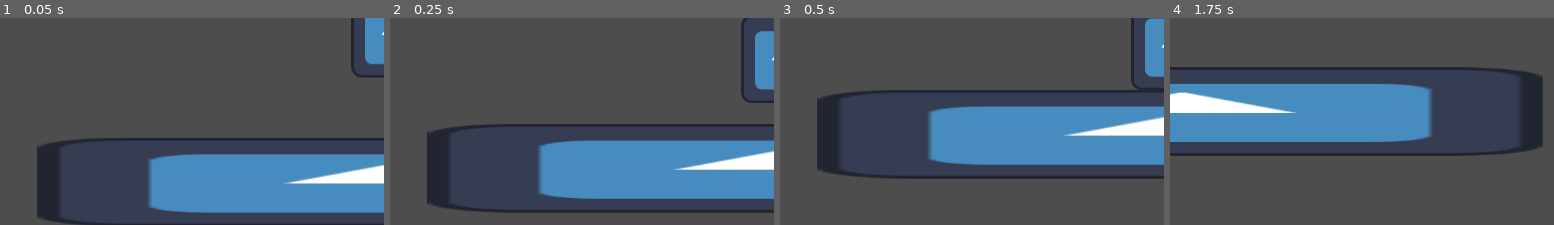
Above: before the commit, frames 1-4 (left to right).
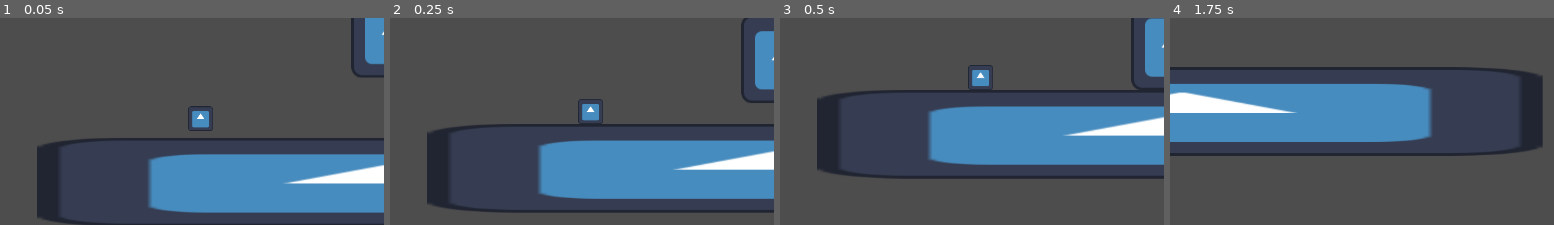
Above: after the commit, the same moments.

Repository: Monczak/warsztatyletni2025
Game: Godot game, scene res://src/Root.tscn
The game is run twice, just before and just after one commit, with the same random seed, the same clock (stepped at 60 frames per second) and the same inputs. The engine's default icon, where the game draws it, is replaced by a stand-in: a white triangle on a blue panel in a dark square.
Inputs:
- Up to frame 1 (0.05 s): no input
- Up to frame 2 (0.25 s): no input
- Up to frame 3 (0.5 s): no input
- Up to frame 4 (1.75 s): hold Right (MoveRight) from 0.53 s (still down); tap Up (Jump) at 0.77, 1.52 s
The pictures show only the part of the screen within x 1-51%, y 42-92%; the shares and areas given below are measured in that part.

The runs differ from the first frame. In frame 1, 0.5% of the frame differs, in the area x 48-56%, y 42-55%; in frame 2, 0.5%; in frame 3, 0.5%; in frame 4, nothing differs.

Commit message:
Separate worlds, start work on Grabbable

Diff:
--- a/src/Level.tscn
+++ b/src/Level.tscn
@@ -1,9 +1,13 @@
-[gd_scene load_steps=2 format=3 uid="uid://du36k4g5svai3"]
+[gd_scene load_steps=3 format=3 uid="uid://du36k4g5svai3"]
 
 [ext_resource type="PackedScene" uid="uid://ckew637ot2m0i" path="res://src/objects/Platform.tscn" id="1_3lw1l"]
+[ext_resource type="PackedScene" uid="uid://bibiyup302myg" path="res://src/objects/Box.tscn" id="2_lc76d"]
 
 [node name="Level" type="Node2D"]
 
 [node name="Platform" parent="." instance=ExtResource("1_3lw1l")]
 position = Vector2(3, 216)
 scale = Vector2(8.12, 1)
+
+[node name="Box" parent="." instance=ExtResource("2_lc76d")]
+position = Vector2(-281, 123)
--- /dev/null
+++ b/src/MonczakWorld.tscn
@@ -0,0 +1,16 @@
+[gd_scene load_steps=4 format=3 uid="uid://dgfwluobpa270"]
+
+[ext_resource type="Script" path="res://src/camera/Camera.gd" id="1_wy3ku"]
+[ext_resource type="PackedScene" uid="uid://du36k4g5svai3" path="res://src/Level.tscn" id="2_mxr40"]
+[ext_resource type="PackedScene" uid="uid://cc54w6n5ncad1" path="res://src/objects/Player.tscn" id="3_tg4fb"]
+
+[node name="World" type="Node2D"]
+
+[node name="Camera2D" type="Camera2D" parent="." node_paths=PackedStringArray("target")]
+script = ExtResource("1_wy3ku")
+acceleration = 5
+target = NodePath("../Player")
+
+[node name="Level" parent="." instance=ExtResource("2_mxr40")]
+
+[node name="Player" parent="." instance=ExtResource("3_tg4fb")]
--- /dev/null
+++ b/src/SosivoWorld.tscn
@@ -0,0 +1,16 @@
+[gd_scene load_steps=4 format=3 uid="uid://sme2vuxl36uc"]
+
+[ext_resource type="Script" path="res://src/camera/Camera.gd" id="1_xtny4"]
+[ext_resource type="PackedScene" uid="uid://du36k4g5svai3" path="res://src/Level.tscn" id="2_dvp84"]
+[ext_resource type="PackedScene" uid="uid://cc54w6n5ncad1" path="res://src/objects/Player.tscn" id="3_efj0c"]
+
+[node name="World" type="Node2D"]
+
+[node name="Camera2D" type="Camera2D" parent="." node_paths=PackedStringArray("target")]
+script = ExtResource("1_xtny4")
+acceleration = 5
+target = NodePath("../Player")
+
+[node name="Level" parent="." instance=ExtResource("2_dvp84")]
+
+[node name="Player" parent="." instance=ExtResource("3_efj0c")]
--- /dev/null
+++ b/src/objects/Box.tscn
@@ -0,0 +1,16 @@
+[gd_scene load_steps=4 format=3 uid="uid://bibiyup302myg"]
+
+[ext_resource type="PackedScene" uid="uid://cabehqx7ncyy" path="res://src/objects/Grabbable.tscn" id="1_e3ocd"]
+[ext_resource type="Texture2D" uid="uid://cabwwfn2u5qlb" path="res://icon.svg" id="2_hfy23"]
+
+[sub_resource type="RectangleShape2D" id="RectangleShape2D_1ec2v"]
+size = Vector2(36, 36)
+
+[node name="Box" instance=ExtResource("1_e3ocd")]
+
+[node name="Sprite2D" type="Sprite2D" parent="." index="0"]
+scale = Vector2(0.28125, 0.28125)
+texture = ExtResource("2_hfy23")
+
+[node name="CollisionShape2D" type="CollisionShape2D" parent="." index="1"]
+shape = SubResource("RectangleShape2D_1ec2v")
--- /dev/null
+++ b/src/objects/Grabbable.gd
@@ -0,0 +1,19 @@
+extends RigidBody2D
+class_name Grabbable
+
+var _reset_state := false
+var _new_position: Vector2
+
+
+func fix_position(new_pos: Vector2) -> void:
+    _reset_state = true
+    _new_position = new_pos
+
+
+func unfix_position() -> void:
+    _reset_state = false
+
+
+func _integrate_forces(state: PhysicsDirectBodyState2D) -> void:
+    if _reset_state:
+        state.transform.origin = _new_position
--- /dev/null
+++ b/src/objects/Grabbable.tscn
@@ -0,0 +1,6 @@
+[gd_scene load_steps=2 format=3 uid="uid://cabehqx7ncyy"]
+
+[ext_resource type="Script" path="res://src/objects/Grabbable.gd" id="1_ui1x2"]
+
+[node name="Grabbable" type="RigidBody2D"]
+script = ExtResource("1_ui1x2")
--- a/src/objects/Player.tscn
+++ b/src/objects/Player.tscn
@@ -6,6 +6,9 @@
 [sub_resource type="CapsuleShape2D" id="CapsuleShape2D_buivh"]
 radius = 61.0
 height = 126.0
+
+[sub_resource type="RectangleShape2D" id="RectangleShape2D_fufc6"]
+size = Vector2(208, 198)
 
 [node name="Player" type="CharacterBody2D"]
 script = ExtResource("1_7ey65")
@@ -16,3 +19,11 @@
 
 [node name="CollisionShape2D" type="CollisionShape2D" parent="."]
 shape = SubResource("CapsuleShape2D_buivh")
+
+[node name="GrabPoint" type="Node2D" parent="."]
+
+[node name="InteractionArea" type="Area2D" parent="."]
+
+[node name="CollisionShape2D" type="CollisionShape2D" parent="InteractionArea"]
+shape = SubResource("RectangleShape2D_fufc6")
+debug_color = Color(0.929796, 3.29214e-05, 0.659321, 0.42)
Not shown: 1 places in src/objects/Player.tscn that only renumber resources
